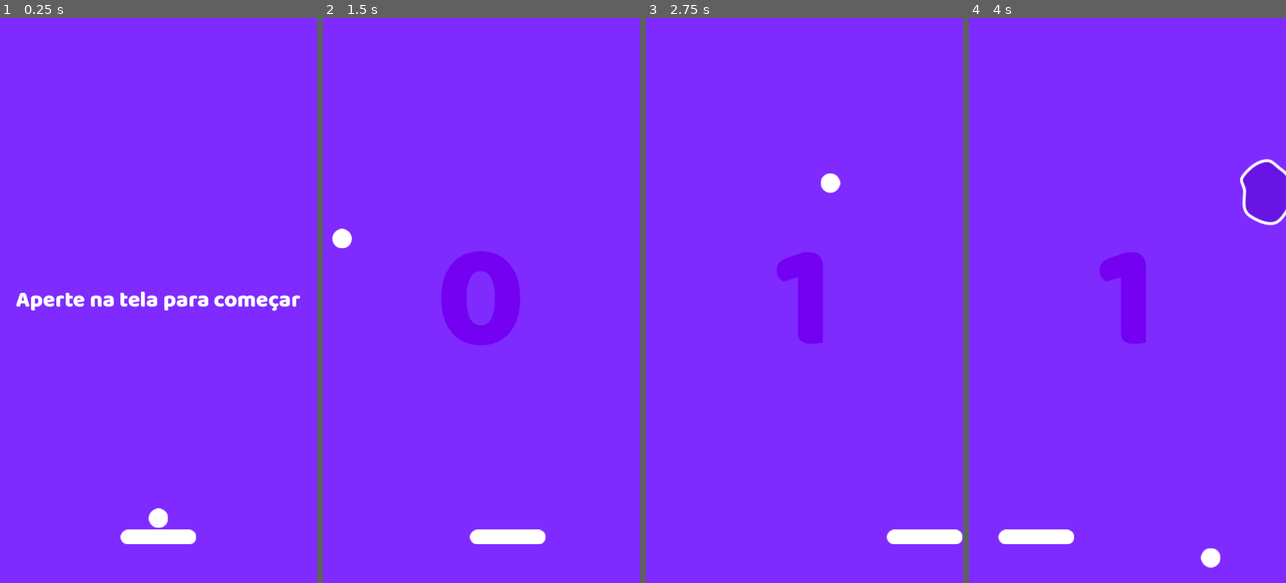
Above: before the commit, frames 1-4 (left to right).
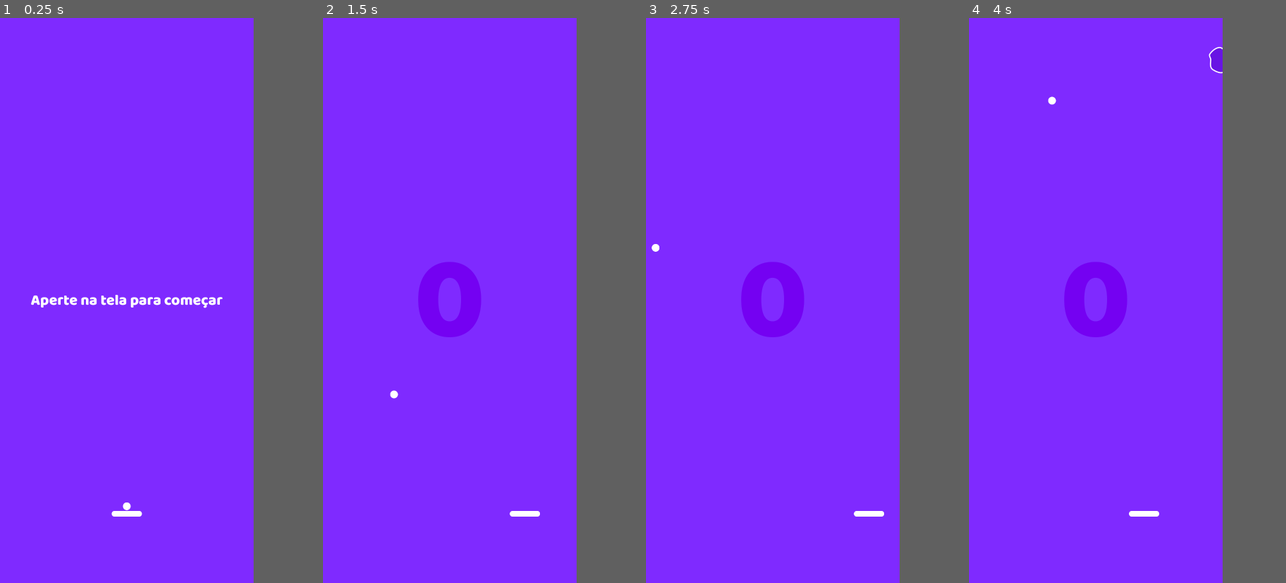
Above: after the commit, the same moments.

Repository: rgabrielsampaio/space-pong
Game: Godot game, scene res://scenes/game.tscn
Same seed, same stepped clock (60 frames per second), same inputs: the game is played once before the commit and once after it.
Inputs:
- Up to frame 1 (0.25 s): no input
- Up to frame 2 (1.5 s): tap Enter at 0.5 s; hold Right (ui_right) 0.53-1.28 s; hold Space (Start) 0.53-1.28 s; hold Left (ui_left) from 1.28 s (still down); tap Space (Start) at 1.35 s
- Up to frame 3 (2.75 s): release Left (ui_left) at 2.03 s; hold Right (ui_right) from 2.03 s (still down); hold Space (Start) from 2.03 s (still down)
- Up to frame 4 (4 s): release Space (Start) at 2.78 s; tap Space (Start) at 2.85 s; release Right (ui_right) at 3.53 s; hold Left (ui_left) from 3.53 s (still down); hold Space (Start) from 3.53 s (still down)
In our replay, the window is 450x800 before the commit and 360x800 after it. These sizes can differ from the game's own. Grey fills any space a smaller window leaves; there, only what the larger window draws over its background counts as a difference.

The runs differ from the first frame. In frame 1, 2.2% of the frame differs, in the area x 5-95%, y 48-94%; in frame 2, 4.1%; in frame 3, 3.5%; in frame 4, 5.1%, in the area x 9-100%, y 5-98%.

Commit message:
Controls updated

Diff:
--- a/project.godot
+++ b/project.godot
@@ -17,8 +17,8 @@
 
 [display]
 
-window/size/viewport_width=540
-window/size/viewport_height=960
+window/size/viewport_width=1080
+window/size/viewport_height=2400
 window/stretch/mode="viewport"
 window/handheld/orientation=1
 
--- a/scenes/game.tscn
+++ b/scenes/game.tscn
@@ -9,22 +9,22 @@
 
 [sub_resource type="LabelSettings" id="LabelSettings_iywne"]
 font = ExtResource("3_iywne")
-font_size = 250
+font_size = 500
 font_color = Color(0.455396, 0.00256287, 0.947329, 1)
 shadow_size = 0
 
 [sub_resource type="RectangleShape2D" id="RectangleShape2D_yqjtg"]
-size = Vector2(540, 44)
+size = Vector2(1079, 44)
 
 [sub_resource type="RectangleShape2D" id="RectangleShape2D_lnu2h"]
-size = Vector2(41.5, 975.387)
+size = Vector2(40.375, 2443.31)
 
 [sub_resource type="RectangleShape2D" id="RectangleShape2D_lbhrr"]
-size = Vector2(605, 45)
+size = Vector2(1078.5, 45)
 
 [sub_resource type="LabelSettings" id="LabelSettings_p57ef"]
 font = ExtResource("3_iywne")
-font_size = 38
+font_size = 64
 
 [node name="Game" type="Node2D"]
 light_mask = 2
@@ -32,29 +32,30 @@
 script = ExtResource("1_iywne")
 
 [node name="Background" type="Sprite2D" parent="."]
+scale = Vector2(2, 2.5)
 texture = ExtResource("1_uwrxv")
 centered = false
 
 [node name="Pongs" type="Label" parent="."]
 visible = false
-offset_right = 539.0
-offset_bottom = 957.0
+offset_right = 1080.0
+offset_bottom = 2400.0
 text = "0"
 label_settings = SubResource("LabelSettings_iywne")
 horizontal_alignment = 1
 vertical_alignment = 1
 
 [node name="Player" parent="." instance=ExtResource("2_yqjtg")]
-position = Vector2(270, 882)
+position = Vector2(540, 2106)
 collision_mask = 6
-speed = 800
+speed = 600
 
 [node name="TopWall" type="StaticBody2D" parent="."]
 collision_layer = 4
 collision_mask = 2
 
 [node name="CollisionShape2D" type="CollisionShape2D" parent="TopWall"]
-position = Vector2(270, -22)
+position = Vector2(539.5, -22)
 shape = SubResource("RectangleShape2D_yqjtg")
 
 [node name="LeftWall" type="StaticBody2D" parent="."]
@@ -62,7 +63,7 @@
 collision_mask = 3
 
 [node name="CollisionShape2D" type="CollisionShape2D" parent="LeftWall"]
-position = Vector2(-20.5, 462.307)
+position = Vector2(-21.1875, 1198)
 shape = SubResource("RectangleShape2D_lnu2h")
 
 [node name="RightWall" type="StaticBody2D" parent="."]
@@ -70,7 +71,7 @@
 collision_mask = 3
 
 [node name="CollisionShape2D" type="CollisionShape2D" parent="RightWall"]
-position = Vector2(560.75, 462.387)
+position = Vector2(1100.88, 1196.35)
 shape = SubResource("RectangleShape2D_lnu2h")
 
 [node name="Hole" type="Area2D" parent="."]
@@ -78,18 +79,18 @@
 collision_mask = 2
 
 [node name="CollisionShape2D" type="CollisionShape2D" parent="Hole"]
-position = Vector2(277.5, 982.5)
+position = Vector2(539.75, 2422)
 shape = SubResource("RectangleShape2D_lbhrr")
 debug_color = Color(1, 0, 0.0941176, 0.419608)
 
 [node name="Ball" parent="." instance=ExtResource("3_lnu2h")]
-position = Vector2(270, 850)
+position = Vector2(540, 2074)
 collision_layer = 2
 collision_mask = 29
 
 [node name="Tutorial" type="Label" parent="."]
-offset_right = 539.0
-offset_bottom = 959.0
+offset_right = 1080.0
+offset_bottom = 2400.0
 text = "Aperte na tela para começar"
 label_settings = SubResource("LabelSettings_p57ef")
 horizontal_alignment = 1
@@ -99,16 +100,16 @@
 [node name="Positions" type="Node2D" parent="."]
 
 [node name="Pos_01" type="Marker2D" parent="Positions"]
-position = Vector2(-152, 209)
+position = Vector2(-152, 422)
 
 [node name="Pos_02" type="Marker2D" parent="Positions"]
-position = Vector2(-153, 408)
+position = Vector2(-153, 1119)
 
 [node name="Pos_03" type="Marker2D" parent="Positions"]
-position = Vector2(639, 103)
+position = Vector2(1215, 759)
 
 [node name="Pos_04" type="Marker2D" parent="Positions"]
-position = Vector2(647, 296)
+position = Vector2(1207, 179)
 
 [node name="TimerSpawner" type="Timer" parent="."]
 wait_time = 3.0
--- a/scenes/touch_controls.tscn
+++ b/scenes/touch_controls.tscn
@@ -8,20 +8,19 @@
 
 [node name="Left" type="TouchScreenButton" parent="."]
 self_modulate = Color(1, 1, 1, 0)
-position = Vector2(0, 720)
-scale = Vector2(0.5, 0.25)
+scale = Vector2(1, 2.5)
 texture_normal = ExtResource("1_6e4pk")
 action = "ui_left"
 
 [node name="Right" type="TouchScreenButton" parent="."]
 self_modulate = Color(1, 1, 1, 0)
-position = Vector2(270, 720)
-scale = Vector2(0.5, 0.25)
+position = Vector2(540, 0)
+scale = Vector2(1, 2.5)
 texture_normal = ExtResource("2_notdv")
 action = "ui_right"
 
 [node name="Confirm" type="TouchScreenButton" parent="."]
 self_modulate = Color(1, 1, 1, 0)
-scale = Vector2(1, 0.75)
+scale = Vector2(2, 2.5)
 texture_normal = ExtResource("3_c1tq5")
 action = "Start"
